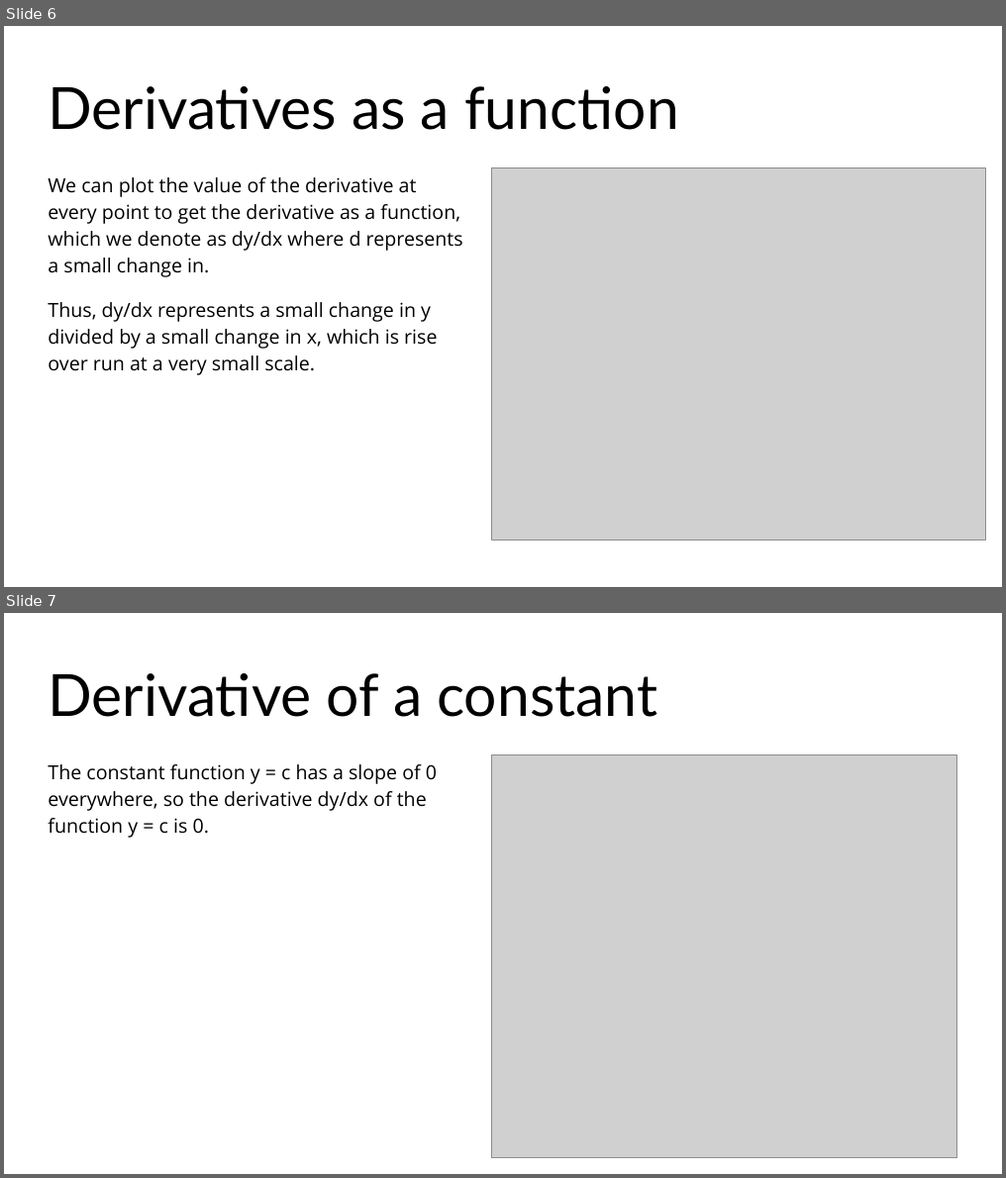
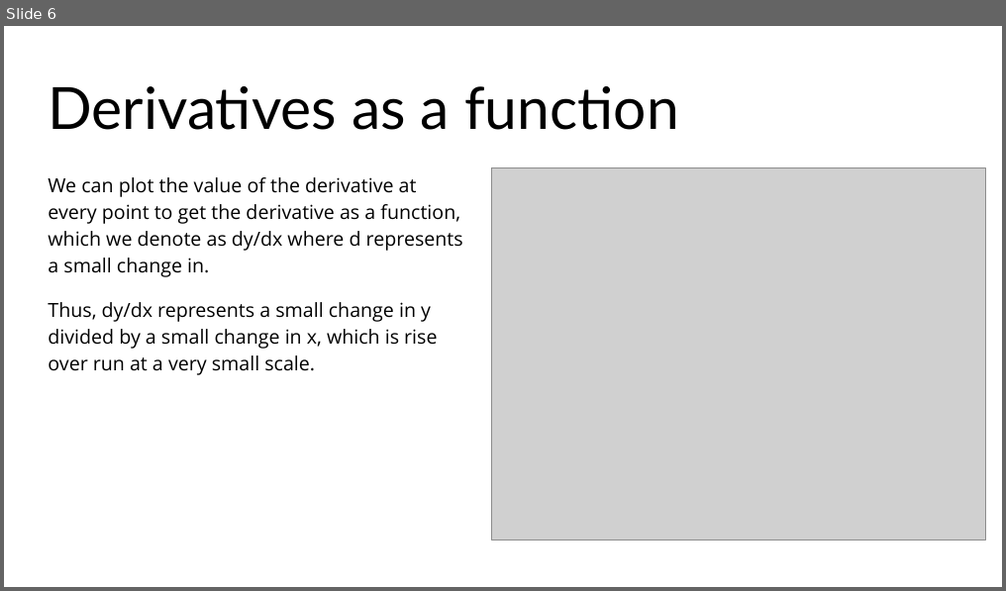
Before and after one commit to Sparks29032/Applied-Math-Website, a slide deck: docs/resources/slides/Survey of Calculus.pptx. Shown one above the other, each under a label of ours: slides 6 and 7 before the commit, slide 6 after it. The pictures are 1006x1178 and 1006x591 pixels, drawn with LibreOffice and Linux fonts; fonts in the diff are those of the drawing; grey boxes stand for pictures. Boxes give left, top, right and bottom in pixels: in the first picture for what was removed or moved away, otherwise in the second. Text is boxed around its words. In the diff, an @@ line names an element or a change of style, - is before the commit and + after.

```diff
--- a/docs/resources/slides/Survey of Calculus.pptx
+++ b/docs/resources/slides/Survey of Calculus.pptx
@@ slide 7 removed at (x1=4, y1=613, x2=1002, y2=1174), background #FFFFFF @@
@@ title removed at (x1=48, y1=673, x2=657, y2=717) @@
-Derivative of a constant
@@ picture removed at (x1=491, y1=755, x2=957, y2=1157) @@
@@ text removed at (x1=48, y1=764, x2=437, y2=838) @@
-The constant function y = c has a slope of 0 everywhere, so the derivative dy/dx of the function y = c is 0.
```
Also in this commit, not shown: 2 slides changed, 7 slides added, 5 other slides removed, 2 other files.
